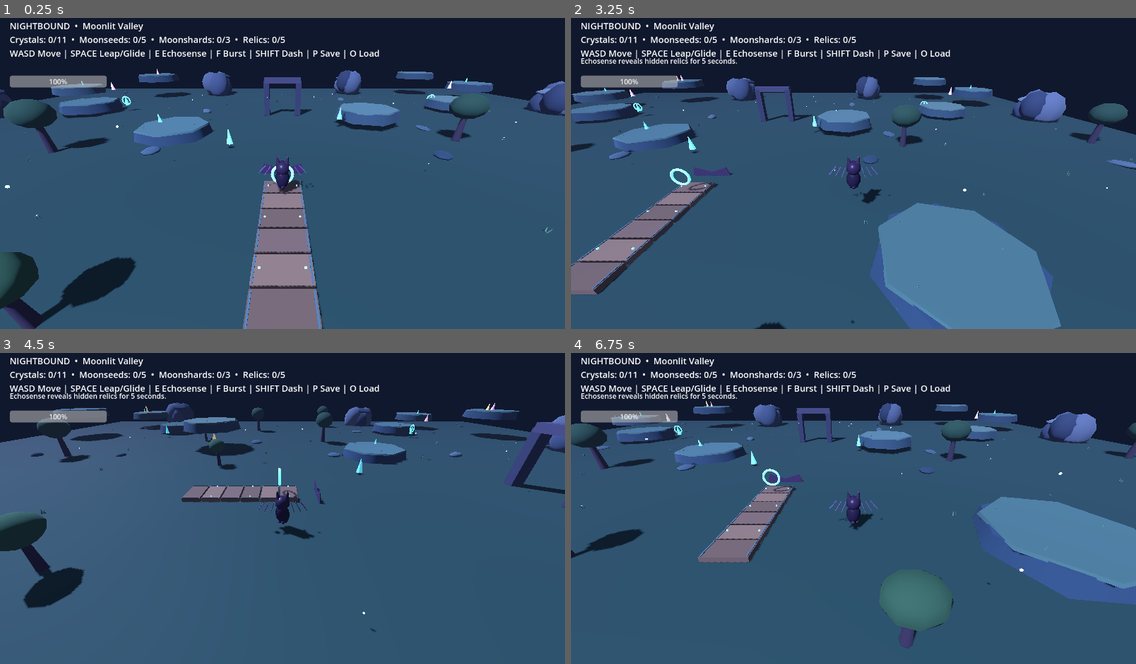
Above: before the commit, frames 1-4 (two rows, left to right).
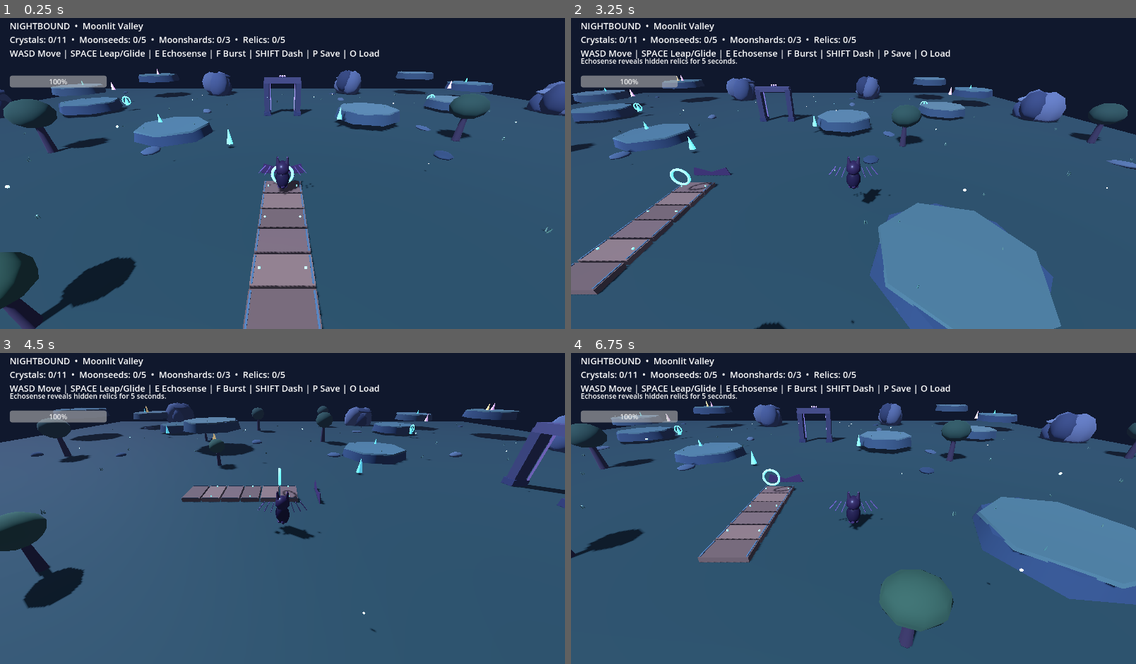
Above: after the commit, the same moments.

Repository: Dynamon91/nightbound
Game: Godot game, scene res://scenes/main.tscn
Same seed, same stepped clock (60 frames per second), same inputs: the game is played once before the commit and once after it.
Inputs:
- Up to frame 1 (0.25 s): no input
- Up to frame 2 (3.25 s): hold D (move_right) 0.53-1.28 s; tap F (burst) at 0.6, 2.85 s; tap Space (jump) at 0.77, 1.52, 3.02 s; hold S (move_back) 1.28-2.03 s; tap E (echosense) at 1.35 s; hold D (move_right) 2.03-2.78 s; tap Shift (shadow_dash) at 2.1 s; hold W (move_forward) from 2.78 s (still down)
- Up to frame 3 (4.5 s): release W (move_forward) at 3.53 s; hold A (move_left) from 3.53 s (still down); tap E (echosense) at 3.6 s; tap Space (jump) at 3.77 s; tap Shift (shadow_dash) at 4.35 s
- Up to frame 4 (6.75 s): tap Space (jump) at 4.52, 6.02 s; release A (move_left) at 5.03 s; hold S (move_back) 5.03-5.78 s; tap F (burst) at 5.1 s; hold D (move_right) 5.78-6.53 s; tap E (echosense) at 5.85 s; hold W (move_forward) from 6.53 s (still down); tap Shift (shadow_dash) at 6.6 s

The runs differ from the first frame. In frame 1, less than 0.1% of the frame differs, in the area x 46-54%, y 18-32%; in frame 2, less than 0.1%; in frame 3, 0.1%, in the area x 88-100%, y 26-50%; in frame 4, less than 0.1%.

Commit message:
art: enrich realm gate with carved glowing trims and awakening state

Diff:
--- a/scripts/main.gd
+++ b/scripts/main.gd
@@ -34,6 +34,7 @@
 var wings: Array[Node3D] = []
 var mote_nodes: Array[MeshInstance3D] = []
 var mote_origins: Array[Vector3] = []
+var gate_runes: Array[MeshInstance3D] = []
 
 func _ready() -> void:
 	# Build the playable scene explicitly; the main scene only provides this root script.
@@ -57,6 +58,42 @@
 	if solid:
 		var b:=StaticBody3D.new(); b.position=pos; var cs:=CollisionShape3D.new(); var sh:=BoxShape3D.new(); sh.size=size; cs.shape=sh; b.add_child(cs); add_child(b); n.reparent(b)
 	return n
+func glowing_box(pos:Vector3,size:Vector3,c:Color)->MeshInstance3D:
+	var n:=box(pos,size,c)
+	var glow_material:=n.material_override as StandardMaterial3D
+	glow_material.emission_enabled=true
+	glow_material.emission=c
+	glow_material.emission_energy_multiplier=.7
+	return n
+func set_gate_state(awake:bool)->void:
+	var rune_color:=Color("#8df6df") if awake else Color("#a58df2")
+	for rune in gate_runes:
+		if not is_instance_valid(rune): continue
+		var rune_material:=rune.material_override as StandardMaterial3D
+		if rune_material:
+			rune_material.albedo_color=rune_color
+			rune_material.emission=rune_color
+			rune_material.emission_energy_multiplier=1.65 if awake else .55
+func build_gate_detail()->void:
+	# Layered stone footing, thin carved trim and emissive runes make the gate a real landmark.
+	for side in [-1.0,1.0]:
+		box(Vector3(side*2.22,.28,-18.05),Vector3(1.0,.56,1.35),Color("#3b405f"),true)
+		var outer_trim:=glowing_box(Vector3(side*1.78,2.45,-18.57),Vector3(.11,3.85,.10),Color("#a58df2"))
+		gate_runes.append(outer_trim)
+		for mark_index in range(3):
+			var rune:=glowing_box(Vector3(side*2.22,.9+float(mark_index)*1.15,-18.59),Vector3(.13,.24,.07),Color("#a58df2"))
+			gate_runes.append(rune)
+	var crown_trim:=glowing_box(Vector3(0,5.05,-18.56),Vector3(3.55,.11,.10),Color("#a58df2"))
+	gate_runes.append(crown_trim)
+	for shard_index in range(3):
+		var shard:=orb(self,Vector3(0,5.34,-18.57),.13+float(shard_index%2)*.035,Color("#bfa8ff"))
+		shard.position.x=float(shard_index-1)*.34
+		var shard_material:=shard.material_override as StandardMaterial3D
+		shard_material.emission_enabled=true
+		shard_material.emission=Color("#a58df2")
+		shard_material.emission_energy_multiplier=.9
+		gate_runes.append(shard)
+	if portal_open: set_gate_state(true)
 func orb(parent:Node3D,pos:Vector3,r:float,c:Color)->MeshInstance3D:
 	var n:=MeshInstance3D.new(); var mesh:=SphereMesh.new(); mesh.radius=r; mesh.height=r*2; mesh.radial_segments=8; mesh.rings=4; n.mesh=mesh; n.position=pos; n.material_override=mat(c,0.35); parent.add_child(n); return n
 func gem(pos:Vector3,c:Color)->MeshInstance3D:
@@ -251,6 +288,7 @@
 		var id:="moonshard_%02d"%i; if not collected_shards.has(id): var n:=gem(bonus_positions[i],Color("#f4baff")); n.name=id; shard_nodes.append(n)
 	checkpoint(Vector3(0,1.5,3)); checkpoint(Vector3(-25,1.5,-21)); checkpoint(Vector3(25,1.5,-23))
 	box(Vector3(-2.25,2.4,-18),Vector3(.75,4.8,1),Color("#45445f"),true); box(Vector3(2.25,2.4,-18),Vector3(.75,4.8,1),Color("#45445f"),true); box(Vector3(0,4.85,-18),Vector3(5.1,.75,1),Color("#56516e"),true)
+	build_gate_detail()
 func build_veilwood()->void:
 	build_motes(130,28,31,Color("#d5a1ff"))
 	box(Vector3(130,-.5,0),Vector3(76,1,76),Color("#252d50"),true)
@@ -332,7 +370,10 @@
 					relic.visible = false
 					var relic_material := relic.material_override as StandardMaterial3D
 					if relic_material: relic_material.emission_enabled = false
-	if crystals>=11: portal_open=true
+	if crystals>=11 and not portal_open:
+		portal_open=true
+		set_gate_state(true)
+		show_message("The Realm Gate awakens — the path is open!")
 	if portal_open and realm=="Moonlit Valley" and player.global_position.distance_to(Vector3(0,2.5,-18))<3: realm="The Ve …(202 unchanged characters)…
 	t+=d; body_visual.rotation.z=lerpf(body_visual.rotation.z,clampf(-player.velocity.x*.018,-.16,.16),d*4); body_visual.p …(670 unchanged characters)…
 func animate_collectibles(nodes:Array[MeshInstance3D])->void:
